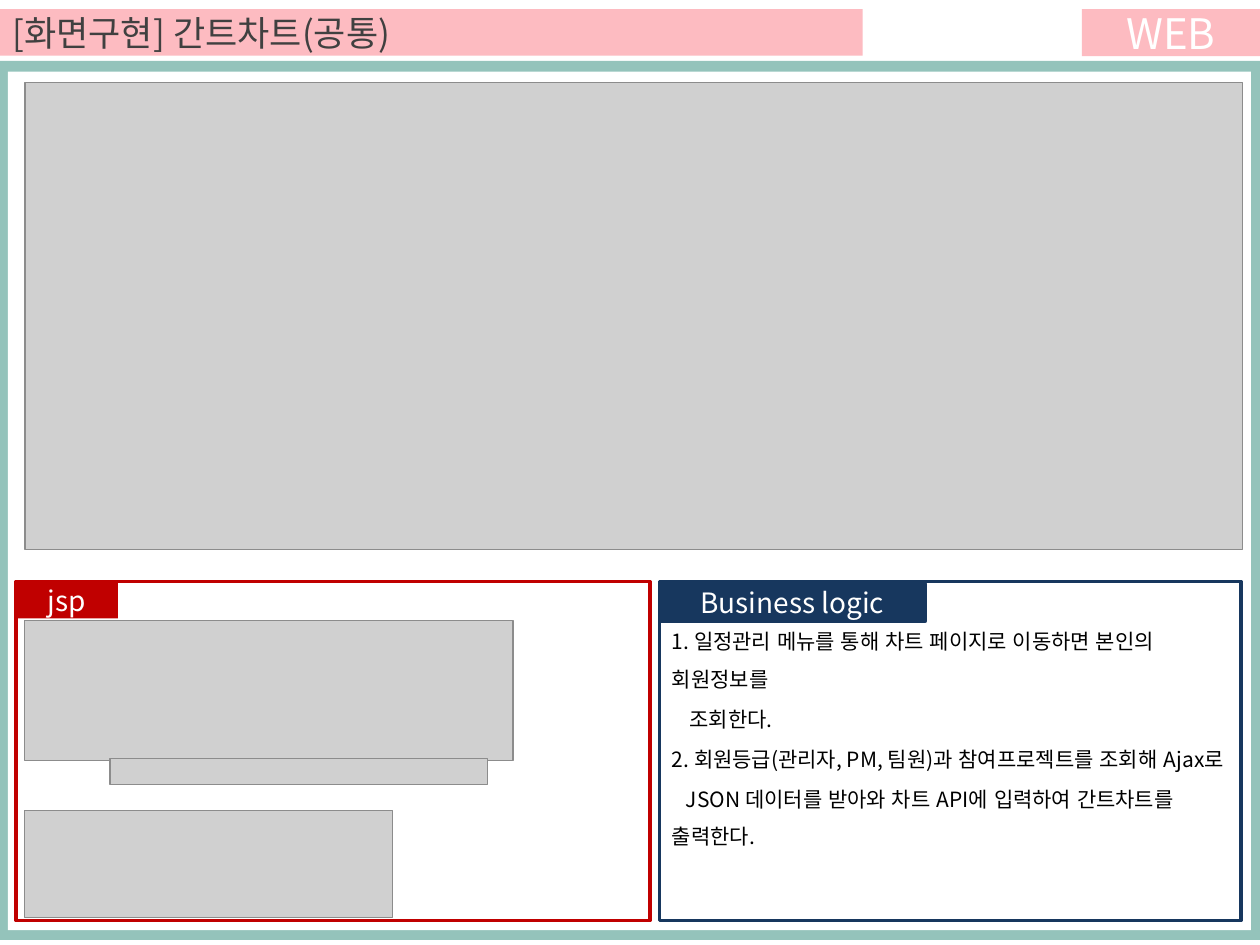
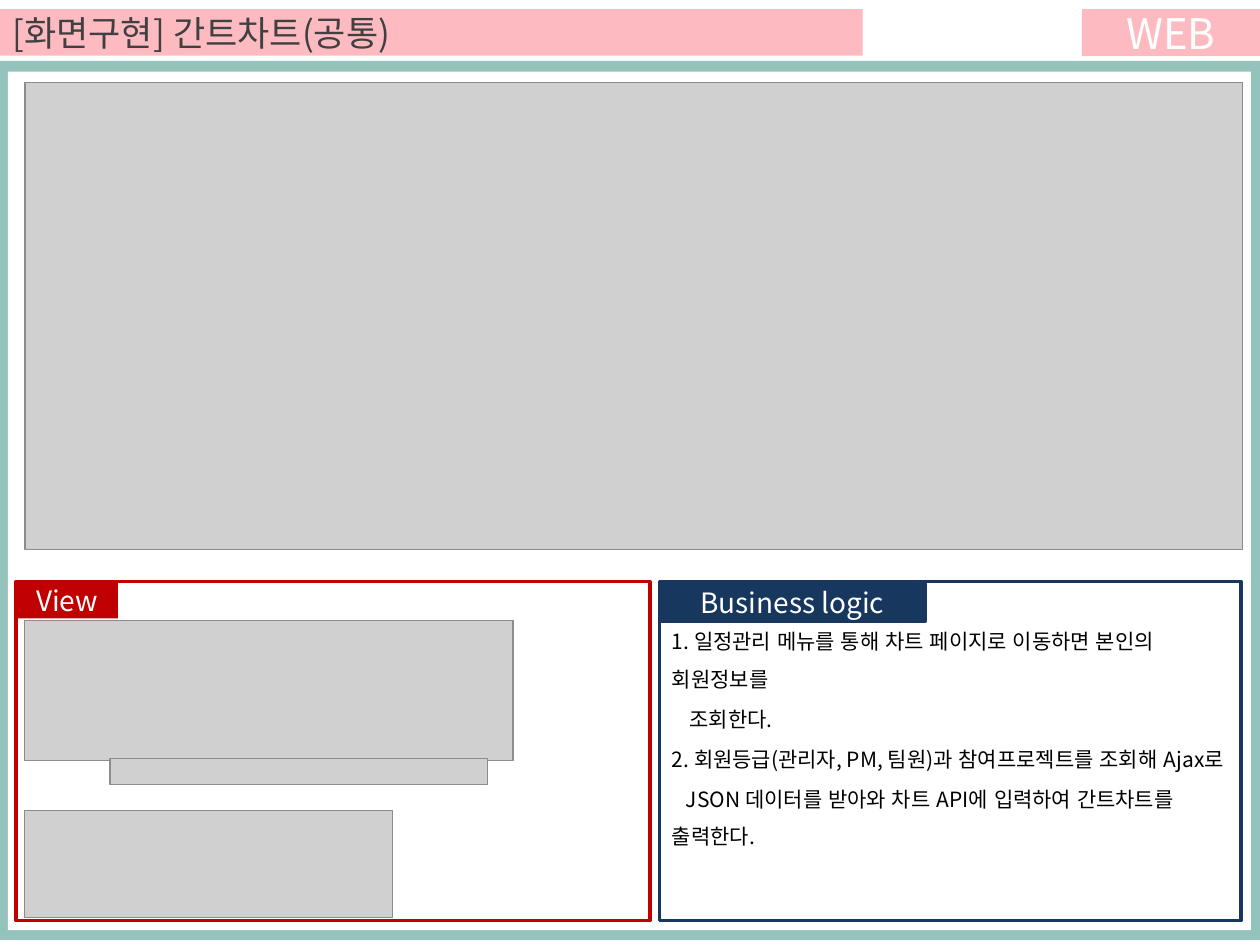
Before and after one commit to ezenteam03/project06, a slide deck: slide 27 of WebContent/HANA/PPT/0608 전현규.pptx. Drawn at 1260x945 pixels with LibreOffice and Linux fonts; fonts in the diff are those of the drawing; grey boxes stand for pictures; background and template pictures are left out. Boxes give left, top, right and bottom in pixels: in the first picture for what was removed or moved away, otherwise in the second. Text is boxed around its words. In the diff, an @@ line names an element or a change of style, - is before the commit and + after.

```diff
--- a/WebContent/HANA/PPT/0608 전현규.pptx
+++ b/WebContent/HANA/PPT/0608 전현규.pptx
@@ text in rectangle at bbox=[36, 589, 98, 619]: text changed @@
-jsp
+View
```
Also in this commit, not shown: 2 other slides changed.
